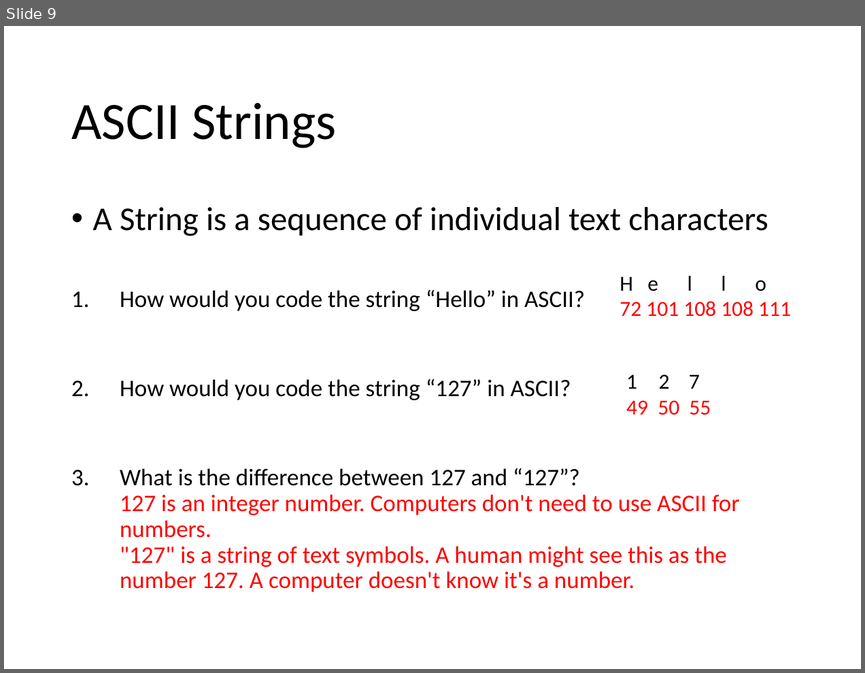
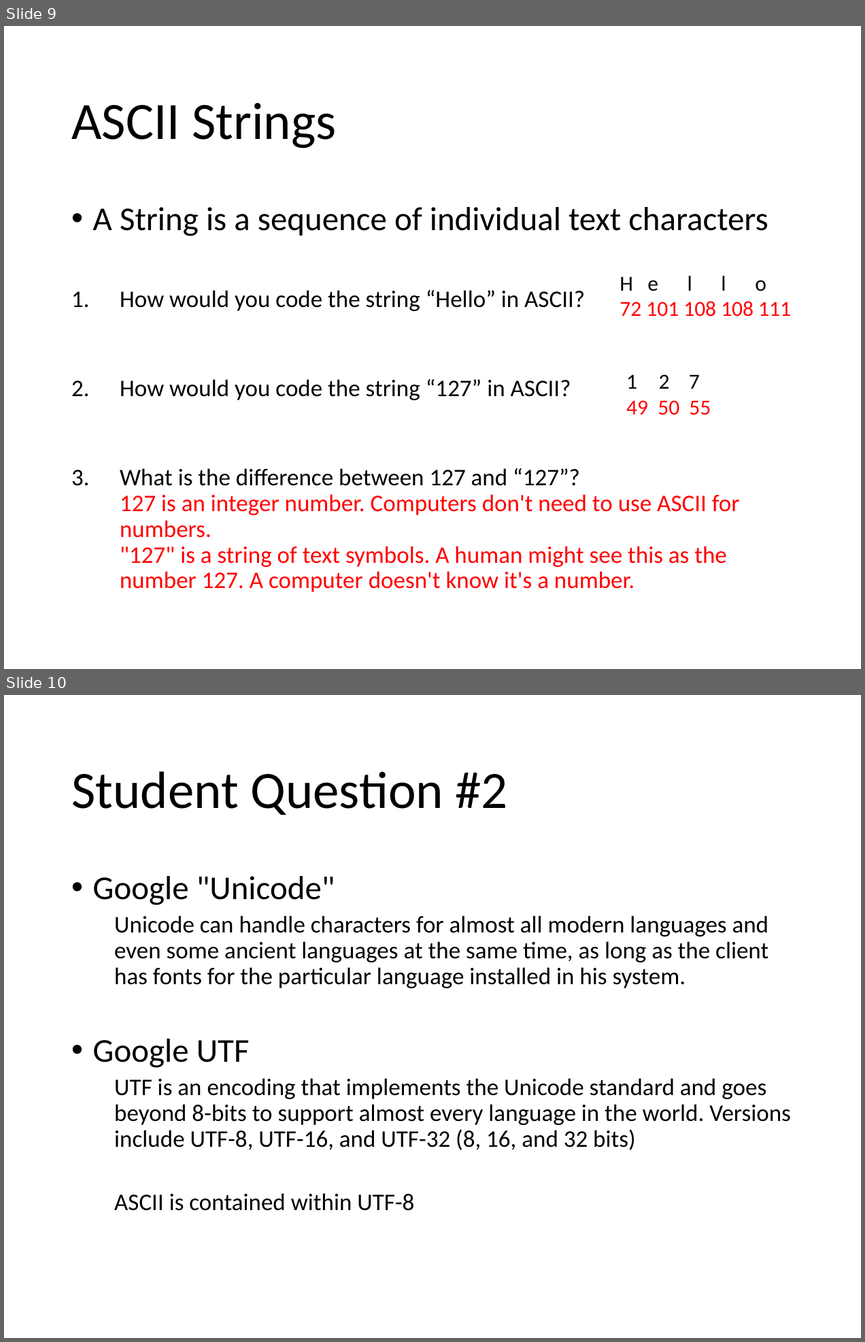
Before and after one commit to Greg5519/ICS3C0, a slide deck: Topic B Programming Skills/B.7 Lesson - ASCII Encoding.pptx. Shown one above the other, each under a label of ours: slide 9 before the commit, slides 9 and 10 after it. The pictures are 865x673 and 865x1342 pixels, drawn with LibreOffice and Linux fonts; fonts in the diff are those of the drawing. Boxes give left, top, right and bottom in pixels: in the first picture for what was removed or moved away, otherwise in the second. Text is boxed around its words. In the diff, an @@ line names an element or a change of style, - is before the commit and + after.

```diff
--- a/Topic B Programming Skills/B.7 Lesson - ASCII Encoding.pptx
+++ b/Topic B Programming Skills/B.7 Lesson - ASCII Encoding.pptx
@@ slide 10 added at [4,695,861,1338], background #FFFFFF @@
@@ title added at [71,771,507,815], 44 pt, text #000000 @@
+Student Question #2
@@ text added at [93,876,791,1210], 20 pt, text #000000 @@
+• Google "Unicode"
+  Unicode can handle characters for almost all modern languages and even some ancient languages at the same time, as long as the client has fonts for the particular language installed in his system.
+• Google UTF
+  UTF is an encoding that implements the Unicode standard and goes beyond 8-bits to support almost every language in the world. Versions include UTF-8, UTF-16, and UTF-32 (8, 16, and 32 bits)
+  ASCII is contained within UTF-8
```
Also in this commit, not shown: 2 other slides added, 3 other files.
